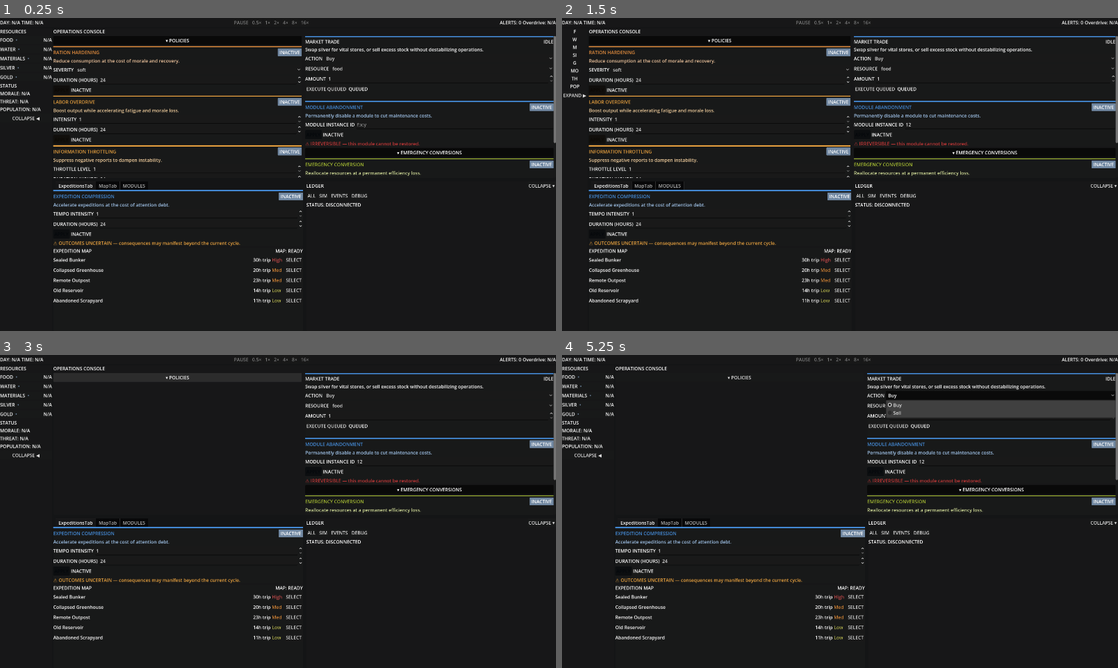
Above: before the commit, frames 1-4 (two rows, left to right).
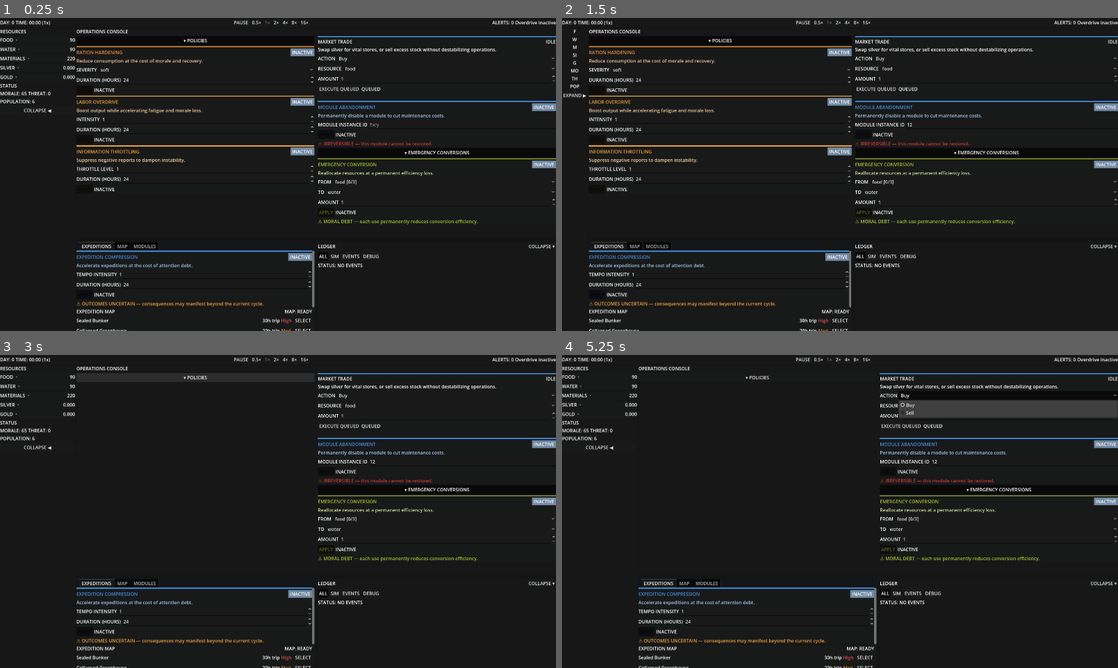
Above: after the commit, the same moments.

Repository: SyntacticLuster/upstack
Game: Godot game, scene res://scenes/game/Game.tscn
Two runs of this game, one before a commit and one after it. Both use one fixed random seed, a clock stepped at 60 frames per second and the inputs below.
Inputs (mouse positions are in pixels of both pictures, inside the frame that each line leads up to):
- Up to frame 1 (0.25 s): no input
- Up to frame 2 (1.5 s): click (1017, 124) at 0.52 s; type "12" at 0.6 s; click "COLLAPSE ◀" at 1.25 s
- Up to frame 3 (3 s): click "EXPAND ▶" at 2 s; click "▾ POLICIES" at 2.75 s
- Up to frame 4 (5.25 s): click (817, 358) at 3.5 s, where only the run after the commit has a clickable "0.5×"; click (828, 358) at 4.25 s, where only the run after the commit has a clickable "1×"; click "Buy" at 5 s

The runs differ from the first frame. In frame 1, 8.6% of the frame differs, in the area x 0-100%, y 0-100%; in frame 2, 6.1%; in frame 3, 6.5%; in frame 4, 6.6%.
Error before the commit: Parse Error: Identifier "auto_scroll" not declared in the current scope. (res://scripts/ui/LedgerPanel.gd:250)

Commit message:
Fix ledger auto-scroll parse error

Diff:
--- a/scripts/ui/LedgerPanel.gd
+++ b/scripts/ui/LedgerPanel.gd
@@ -247,7 +247,7 @@
 		info["day"] = int(day_value)
 	if hour_value != null:
 		info["hour"] = int(hour_value)
-	_scroll_ledger_to_bottom_if_following(auto_scroll)
+	return info
 func _format_message(entry: Variant) -> String:
 	if not (entry is Dictionary):
 		return str(entry)
